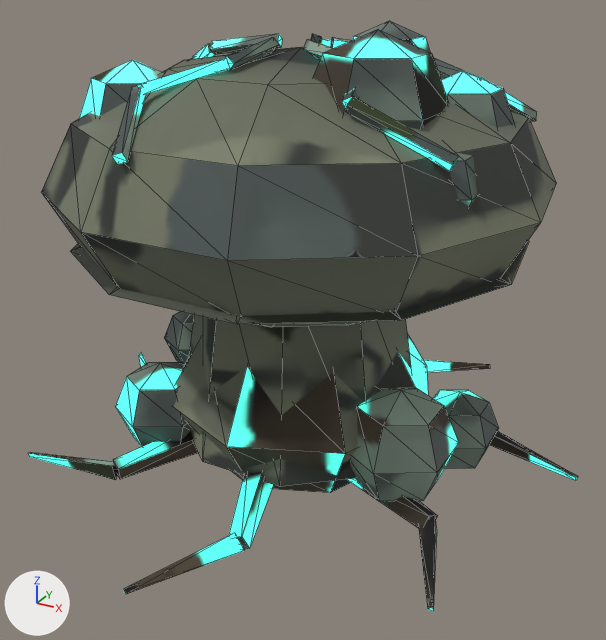
One commit to the glTF model assets/models/sporeling.glb: the scene before it, then after it.
Rendered twice from a 50 mm lens placed at (0.799, -1.445, 1.015), pointed at (0.035, -0.057, 0.32). The axes (+X, +Y, +Z) are drawn at lower left. The lights are the same throughout. The first picture is the older version. Mesh edges are drawn as thin lines. Vertices at exactly the same position are counted once.

The first picture shows 'SporelingMesh'.
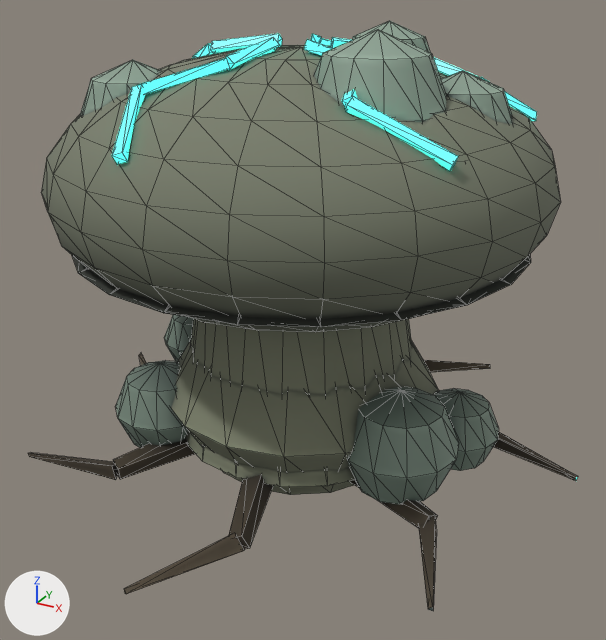
Patch to the scene script:
```diff
--- a/assets/models/sporeling.glb.py
+++ b/assets/models/sporeling.glb.py
@@ me_sporelingmesh @@
 # used by ob_sporelingmesh; location = (0.0, 0.0, 0.0)
-me_sporelingmesh.from_pydata(...)  # 612 vertices, 1010 faces; spans x -0.585..0.59, y -0.603..0.547, z -0.07..0.898
+me_sporelingmesh.from_pydata(...)  # 1057 vertices, 1900 faces; spans x -0.585..0.59, y -0.603..0.547, z -0.07..0.898
+# me_sporelingmesh part 1: 8 vertices moved from x -0.216..-0.024, y 0.077..0.164, z 0.757..0.783 to x -0.208..-0.032, y 0.179..0.208, z 0.757..0.783; 445 vertices added at x -0.495..0.495, y -0.5..0.483, z -0.008..0.868
+# me_sporelingmesh part 2: 415 kept faces spanning x -0.585..0.59, y -0.603..0.547, z -0.002..0.871 get new texture (UV) coordinates
 me_sporelingmesh.materials.append(mat_sporelingmesh_baked)
```

Pixel boxes [x1, y1, x2, y2] of what changed, in the pictures (606 x 640 px):
part 1 of me_sporelingmesh, built on
    after: [41, 21, 561, 504]
part 2 of me_sporelingmesh, surface changed
    both: [28, 33, 578, 611]
